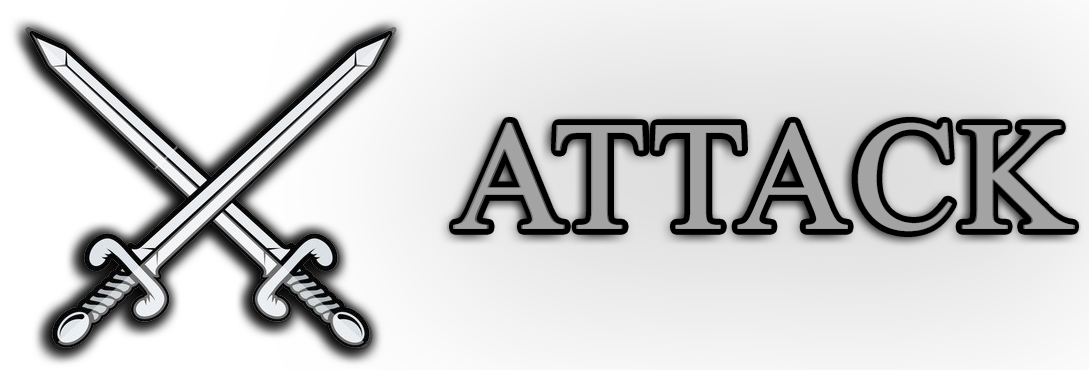
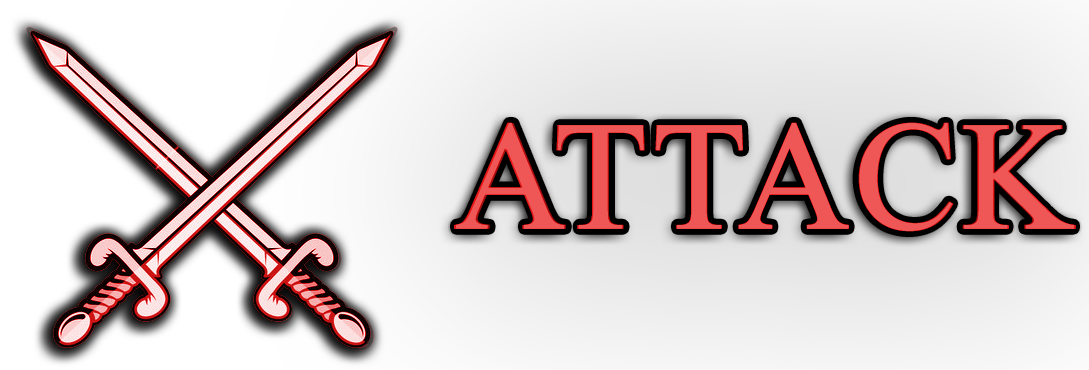
Revision of a layered (1089, 370) image; what changed, layer by layer:
added layer "SwordsAttackPic" above "SwordsAttack" over [11, 20, 1084, 364]
moved "Swords" (2nd of 2, in "SwordsAttack" › "Swords") into group "Swords" over [29, 30, 393, 348]
moved "Swords копия" into group "Swords" over [25, 26, 397, 351]
moved "ATTACK" (1st of 2, in "SwordsAttack" › "Text") into group "Text", painted on it over [453, 122, 1075, 232]
moved "ATTACK" (2nd of 2, in "SwordsAttack" › "Text") into group "Text" over [455, 123, 1073, 231]
